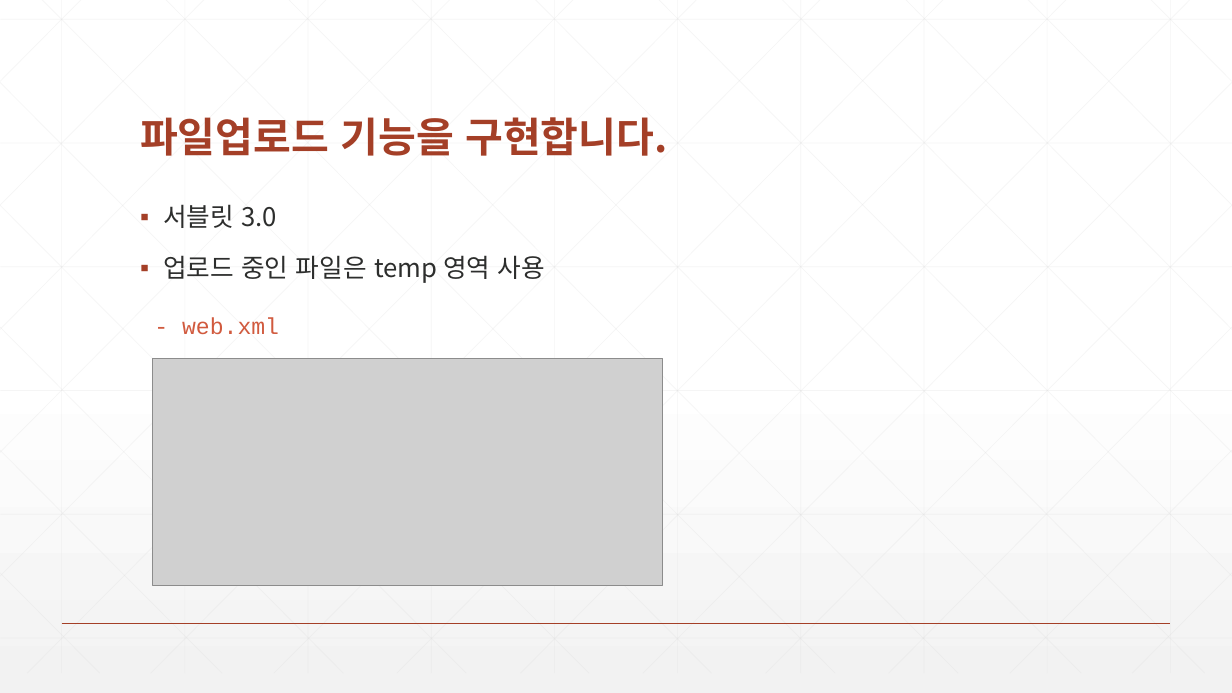
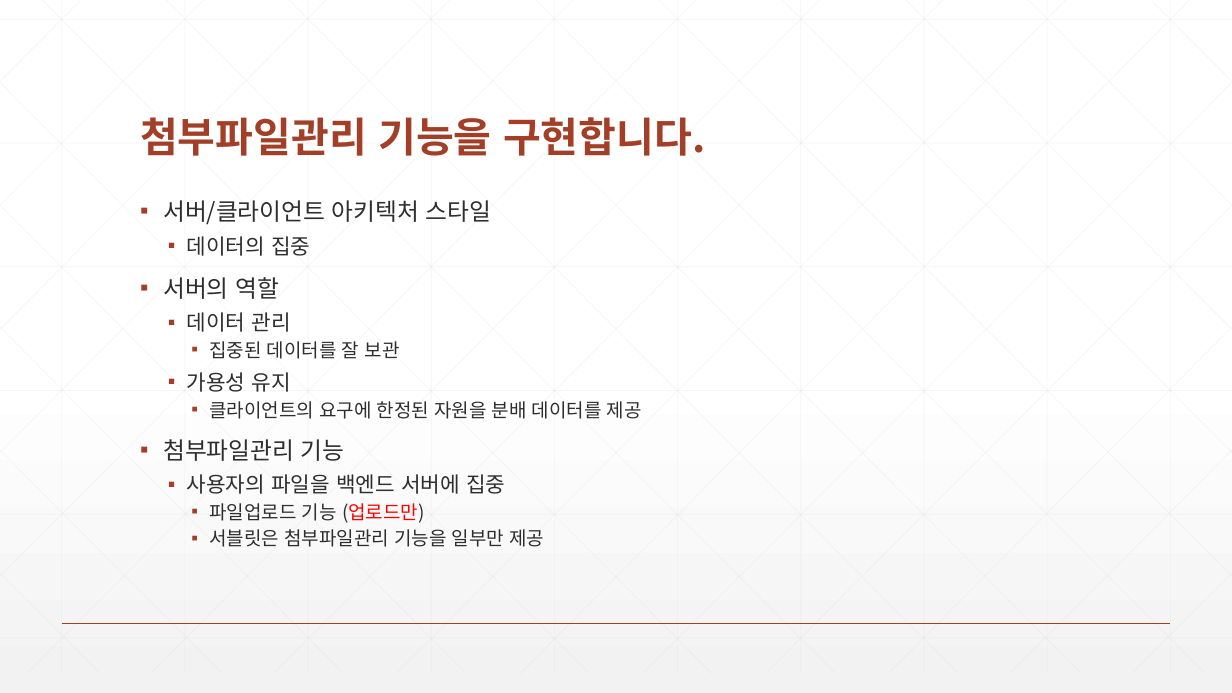
Before and after one commit to zeroshift01/code5, a slide deck: slide 1 of inflearn01/doc/심화_파일업로드기능을구현합니다.pptx. Drawn at 1232x693 pixels with LibreOffice and Linux fonts; fonts in the diff are those of the drawing; grey boxes stand for pictures. Boxes give left, top, right and bottom in pixels: in the first picture for what was removed or moved away, otherwise in the second. Text is boxed around its words. In the diff, an @@ line names an element or a change of style, - is before the commit and + after.

```diff
--- a/inflearn01/doc/심화_파일업로드기능을구현합니다.pptx
+++ b/inflearn01/doc/심화_파일업로드기능을구현합니다.pptx
@@ title at (140,117,706,156): text changed @@
-파일업로드 기능을 구현합니다.
+첨부파일관리 기능을 구현합니다.
@@ text at (163,200,642,547): text changed; size 20 to 14.8 pt @@
-▪ 서블릿 3.0
-▪ 업로드 중인 파일은 temp 영역 사용
+▪ 서버/클라이언트 아키텍처 스타일
+  ▪ 데이터의 집중
+▪ 서버의 역할
+  ▪ 데이터 관리
+    ▪ 집중된 데이터를 잘 보관
+  ▪ 가용성 유지
+    ▪ 클라이언트의 요구에 한정된 자원을 분배 데이터를 제공
+▪ 첨부파일관리 기능
+  ▪ 사용자의 파일을 백엔드 서버에 집중
+    ▪ 파일업로드 기능 (업로드만)
+    ▪ 서블릿은 첨부파일관리 기능을 일부만 제공
@@ text removed at (182,317,279,334) @@
-- web.xml
@@ picture removed at (152,358,663,585) @@
```
Also in this commit, not shown: 4 other slides changed, 6 slides added, 2 slides removed, 5 other files.
